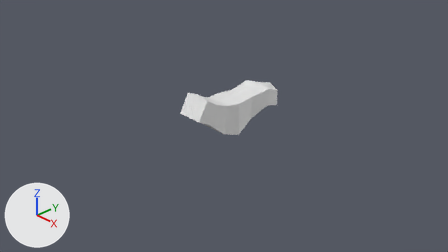
An edit to the Blender file Blend_Project/GiantWolf.blend, drawn before and after from the same camera.
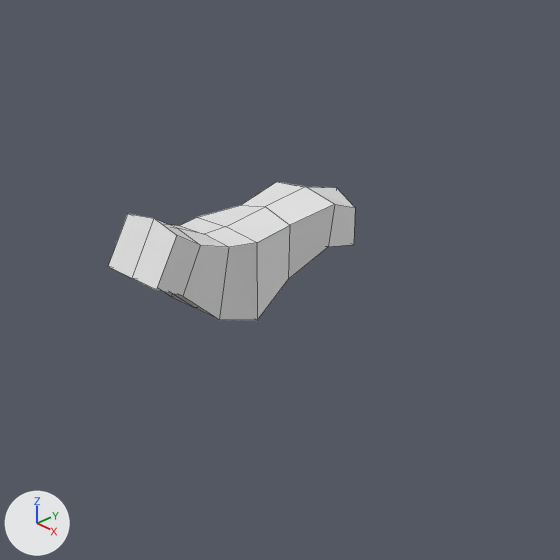
There are two pictures of each version: one from the file's camera 'Camera', one close up on the part from 31% to 80% of the width and 3% to 91% of the height. Arrows for +X, +Y and +Z are at lower left; the lights stay in place. The close-ups show mesh edges as thin lines.
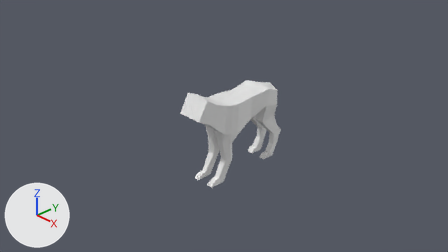
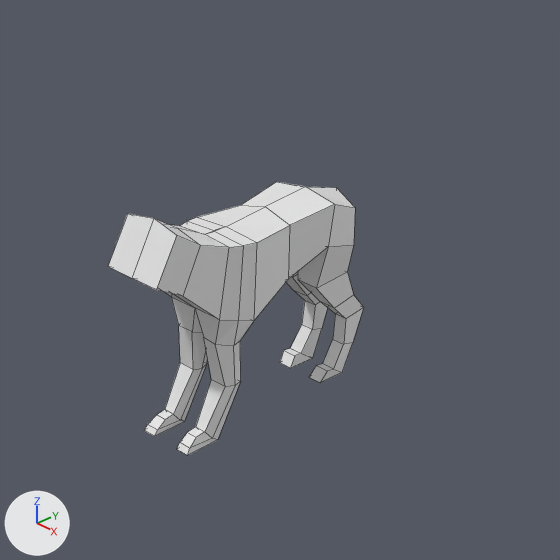
What changed in the scene script:
```text
Change me_cube:
    used by ob_cube; location = (0.0, 0.0, 0.0)
    remove me_cube.from_pydata(...)  # 28 vertices, 20 faces; spans x 0.0..0.3, y -0.8..1.22, z -0.16..0.73
    add me_cube.from_pydata(...)  # 80 vertices, 71 faces; spans x 0.0..0.3, y -0.8..1.33, z -1.05..0.73
    me_cube part 1
    1 vertex is removed from x 0.0, y 0.09, z -0.16
    5 faces are deleted
    1 vertex moves from x 0.3, y 0.09, z -0.16 to x 0.3, y 0.06, z -0.16
    48 vertices are added at x 0.0..0.29, y -0.52..1.33, z -1.05..0.47
    5 new vertices lie (0.12, 0.0, 0.0) away from vertices in x 0.1..0.12, y -0.52..1.11, z -1.05..-0.76
    56 new faces join them
```

Boxes (x1, y1, x2, y2) around the edits, measured in the close-ups (560 x 560 px):
'Cube', reshaped (97% taller): before (108, 182, 355, 320); after (108, 182, 364, 455)
part 1 of me_cube, built on: before (180, 217, 290, 320); after (145, 217, 364, 455)
